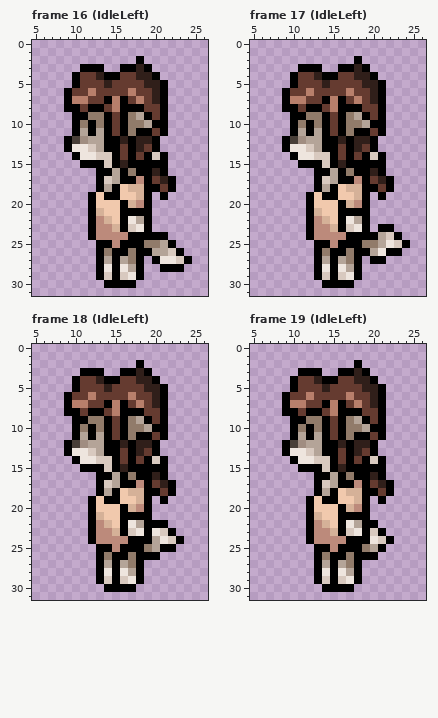
File history of a pixel-art file, art/OV/Mira/Miraov.aseprite. Above, as it was before the edit.
32x32 pixels, 83 frames. Colours within 5 levels of each other are drawn and written as one. Shown: frame 16 (IdleLeft): x 5..26, y 0..31; frame 17 (IdleLeft): x 5..26, y 0..31; frame 18 (IdleLeft): x 5..26, y 0..31; frame 19 (IdleLeft): x 5..26, y 0..31. The commit also changed other frames, which this record leaves out.
Once edited:
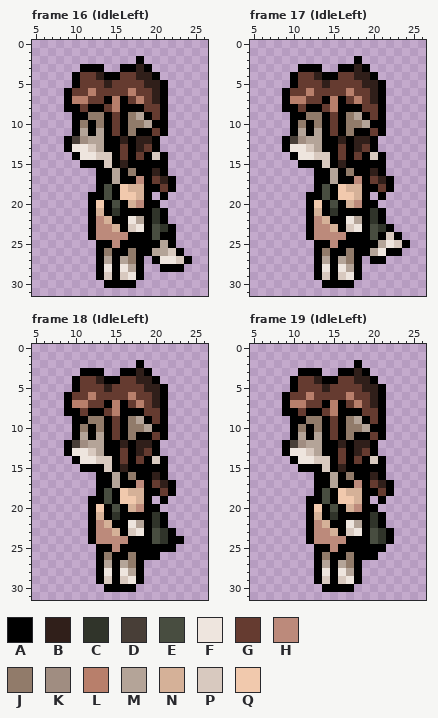
Palette (. is transparent): A #000000  B #301f1a  C #30342a  D #483e37  E #484d40  F #eee5de  G #653b30  H #bc8a7b  J #917b6a  K #a08d81  L #b87f6b  M #b4a498  N #d5b198  P #d8c9bf  Q #f1c9ad
The exact change:
layer "Bag" now shown
Changed rows in their new state; - is an unchanged pixel.
Frame 16 (IdleLeft), layer "Bag":
first column x 13:
17 -A--------
18 -E--------
19 AE--------
20 -AE----A--
21 -AC----CA-
22 --A----CA-
23 -------ECA
24 -------E-A
25 ------AA--
Frame 17 (IdleLeft), layer "Bag":
first column x 13:
17 -A-------
18 -E-------
19 AE-------
20 -AE----A-
21 -AC----CA
22 --A----CA
23 -------EC
24 -------EA
25 ------AA-
Frame 18 (IdleLeft), layer "Bag":
first column x 13:
17 -A--------
18 -E--------
19 AE--------
20 -AE----A--
21 -AC----CA-
22 --A----C--
23 -------EC-
24 -------ECA
25 ------AA--
Frame 19 (IdleLeft), layer "Bag":
first column x 13:
17 -A--------
18 -E--------
19 AE--------
20 -AE----A--
21 -AC----CA-
22 --A----CA-
23 -------ECA
24 -------EC-
25 ------AA--
Pixel boxes of the changes (left, top, right, bottom) in both pictures:
changed: (96, 176, 176, 248)
changed: (314, 176, 386, 248)
changed: (96, 480, 176, 552)
changed: (314, 480, 394, 552)
